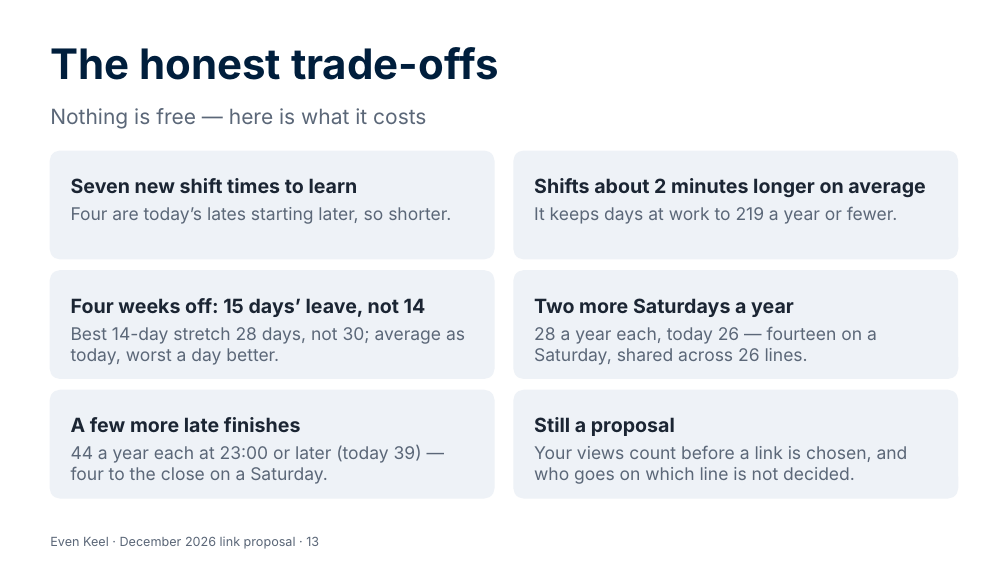
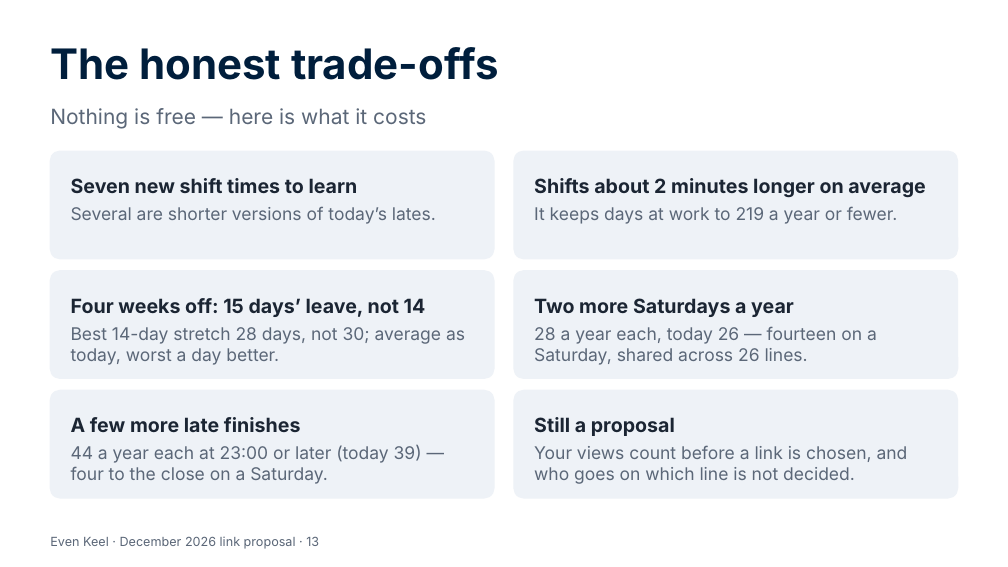
Before and after one commit to Garethdavidmiller/roster-app, a slide deck: slide 13 of docs/links-26/presentations/Even-Keel-for-colleagues.pptx. Drawn at 1008x567 pixels with LibreOffice and Linux fonts; fonts in the diff are those of the drawing. Boxes give left, top, right and bottom in pixels: in the first picture for what was removed or moved away, otherwise in the second. Text is boxed around its words. In the diff, an @@ line names an element or a change of style, - is before the commit and + after.

```diff
--- a/docs/links-26/presentations/Even-Keel-for-colleagues.pptx
+++ b/docs/links-26/presentations/Even-Keel-for-colleagues.pptx
@@ text at box(71, 206, 436, 224): text changed @@
-Four are today’s lates starting later, so shorter.
+Several are shorter versions of today’s lates.
```
Also in this commit, not shown: 2 other slides changed, 20 other files.
